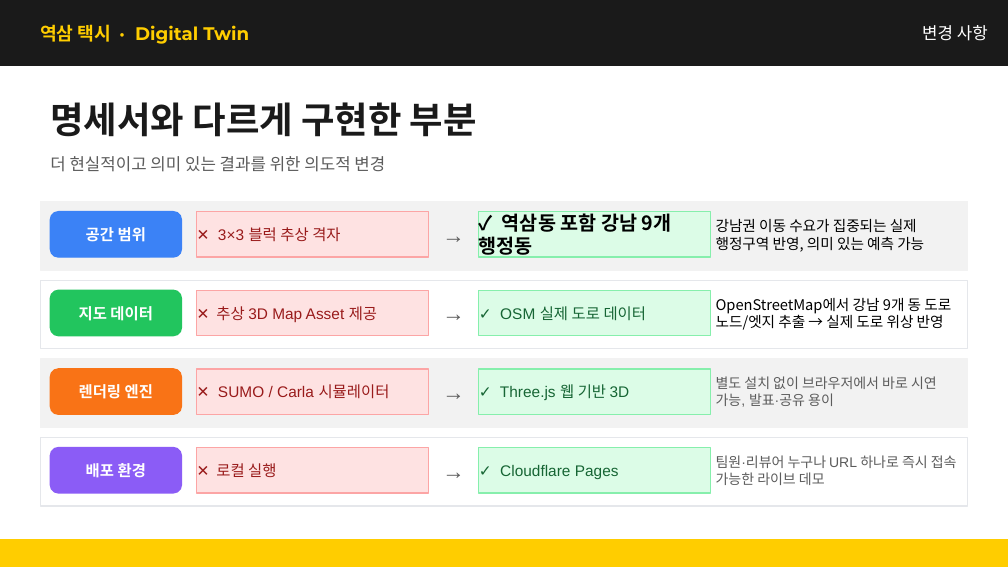
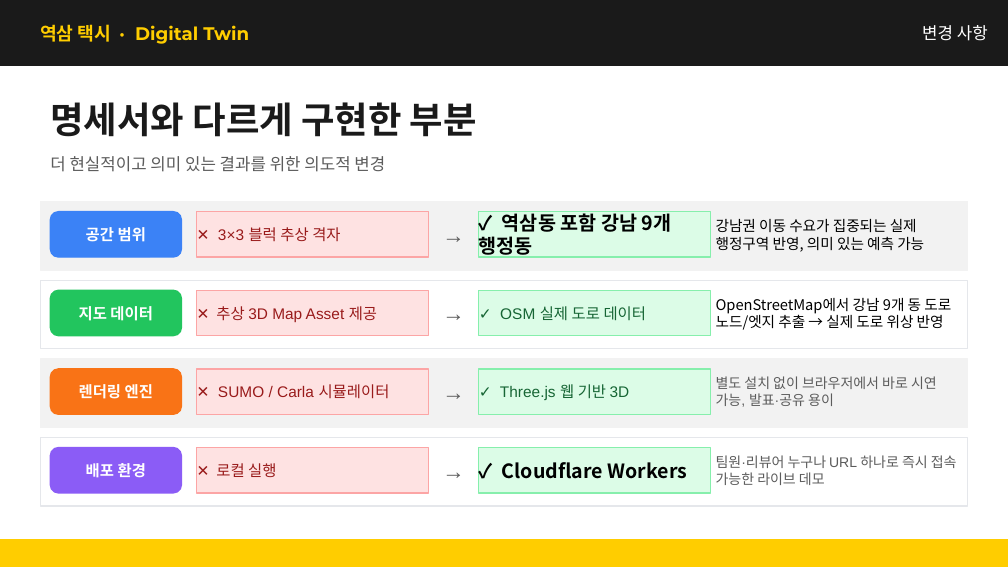
Before and after one commit to kimcanal/yeoksam-taxi, a slide deck: slide 4 of public/a-eye-presentation/A-Eye_midterm_data_collection_forecast.pptx. Drawn at 1008x567 pixels with LibreOffice and Linux fonts; fonts in the diff are those of the drawing. Boxes give left, top, right and bottom in pixels: in the first picture for what was removed or moved away, otherwise in the second. Text is boxed around its words. In the diff, an @@ line names an element or a change of style, - is before the commit and + after.

Commit message:
Align presentation deck with deployed Cloudflare target

```diff
--- a/public/a-eye-presentation/A-Eye_midterm_data_collection_forecast.pptx
+++ b/public/a-eye-presentation/A-Eye_midterm_data_collection_forecast.pptx
@@ text at box(502, 462, 688, 479): text changed; size 11 to 14 pt; font Arial to Noto Sans CJK KR; text colour #166534 to #000000; bold on @@
-✓ Cloudflare Pages
+✓ Cloudflare Workers
```
Also in this commit, not shown: 4 other slides changed.
